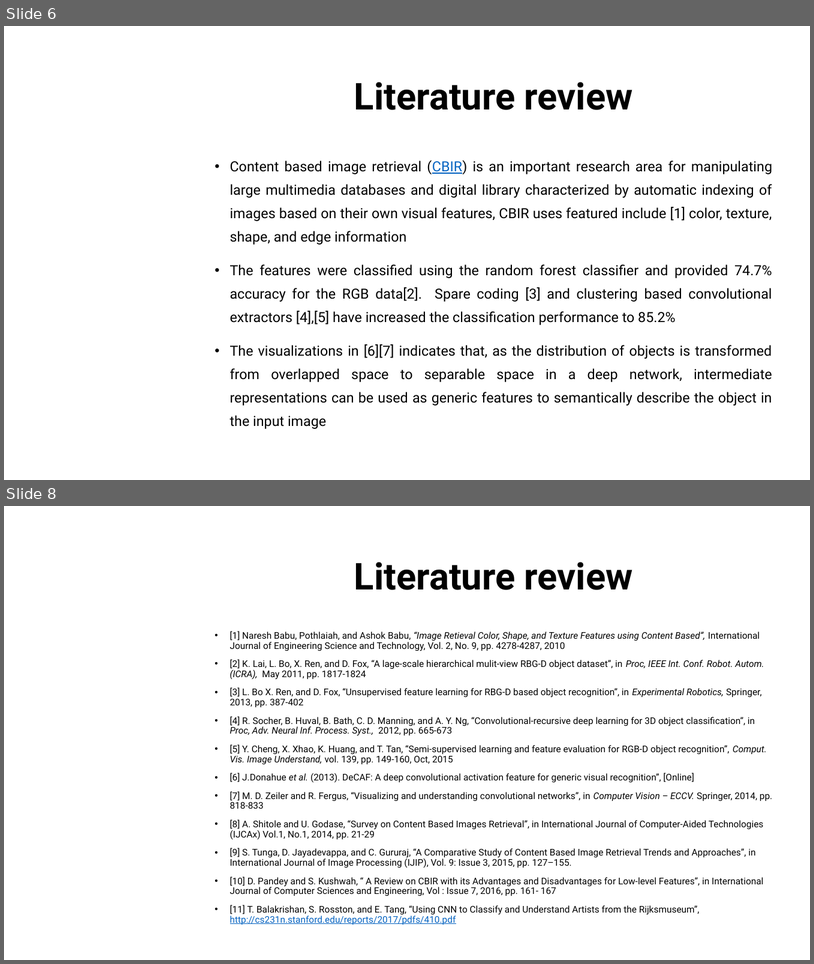
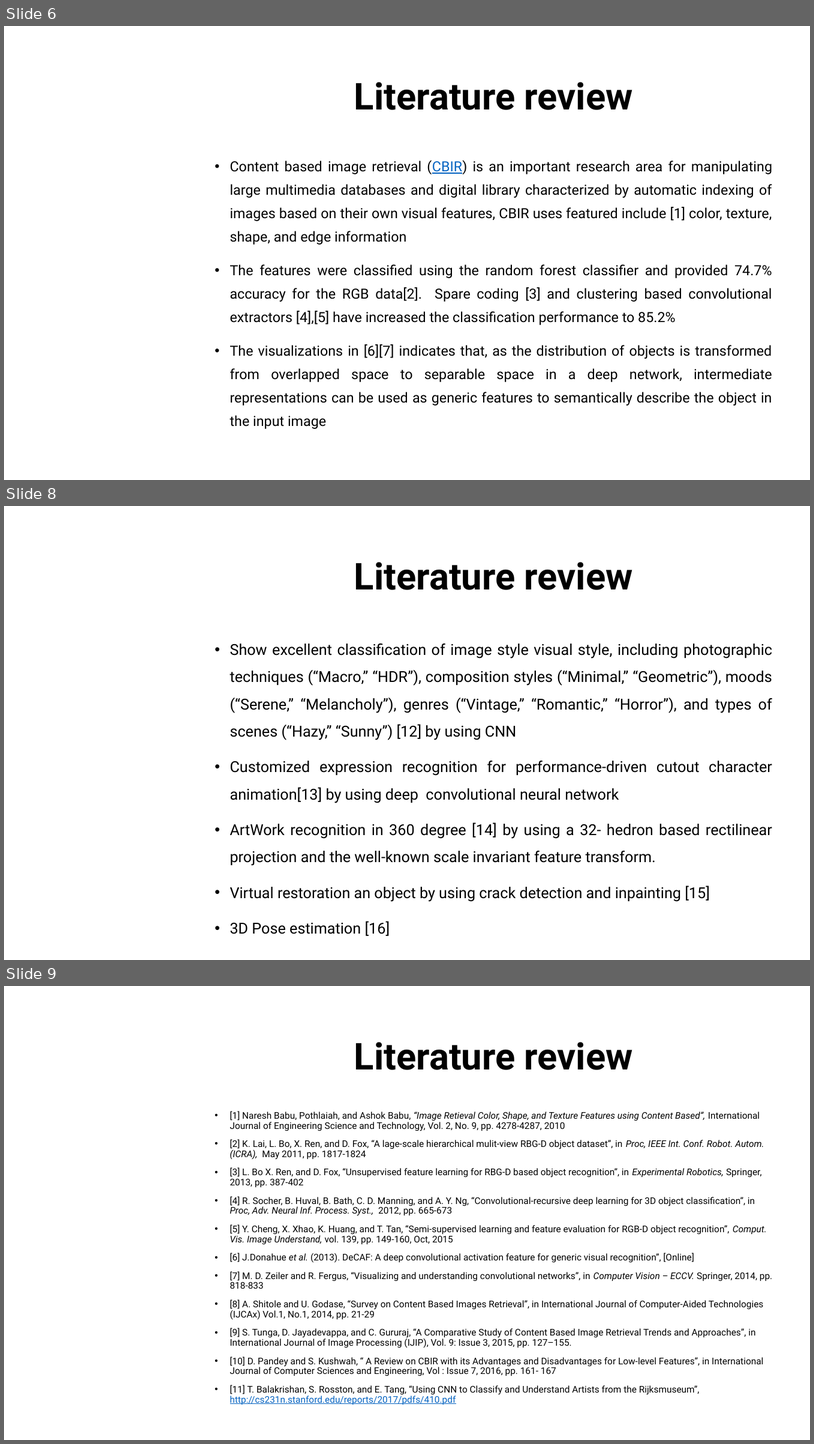
Before and after one commit to dungdovu/DGA1031, a slide deck: DGA1031/What is it.pptx. Shown one above the other, each under a label of ours: slides 6 and 8 before the commit, slides 6, 8 and 9 after it; the slides between them are not shown. The pictures are 814x964 and 814x1444 pixels, drawn with LibreOffice and Linux fonts; fonts in the diff are those of the drawing; background and template pictures are left out. Boxes give left, top, right and bottom in pixels: in the first picture for what was removed or moved away, otherwise in the second. Text is boxed around its words. In the diff, an @@ line names an element or a change of style, - is before the commit and + after.

```diff
--- a/DGA1031/What is it.pptx
+++ b/DGA1031/What is it.pptx
@@ slide 8 added at bbox=[4, 506, 810, 960], background picture (left out) @@
@@ title added at bbox=[354, 562, 633, 590], 44 pt, text #000000, bold @@
+Literature review
@@ text added at bbox=[230, 643, 773, 901], 18 pt, text #000000 @@
+• Show excellent classification of image style visual style, including photographic techniques (“Macro,” “HDR”), composition styles (“Minimal,” “Geometric”), moods (“Serene,” “Melancholy”), genres (“Vintage,” “Romantic,” “Horror”), and types of scenes (“Hazy,” “Sunny”) [12] by using CNN
+• Customized expression recognition for performance-driven cutout character animation[13] by using deep convolutional neural network
+• ArtWork recognition in 360 degree [14] by using a 32- hedron based rectilinear projection and the well-known scale invariant feature transform.
+• Virtual restoration an object by using crack detection and inpainting [15]
+• 3D Pose estimation [16]
@@ what was slide 8 is now slide 9 @@
```
Also in this commit, not shown: 2 slides changed, 1 other slide added.
